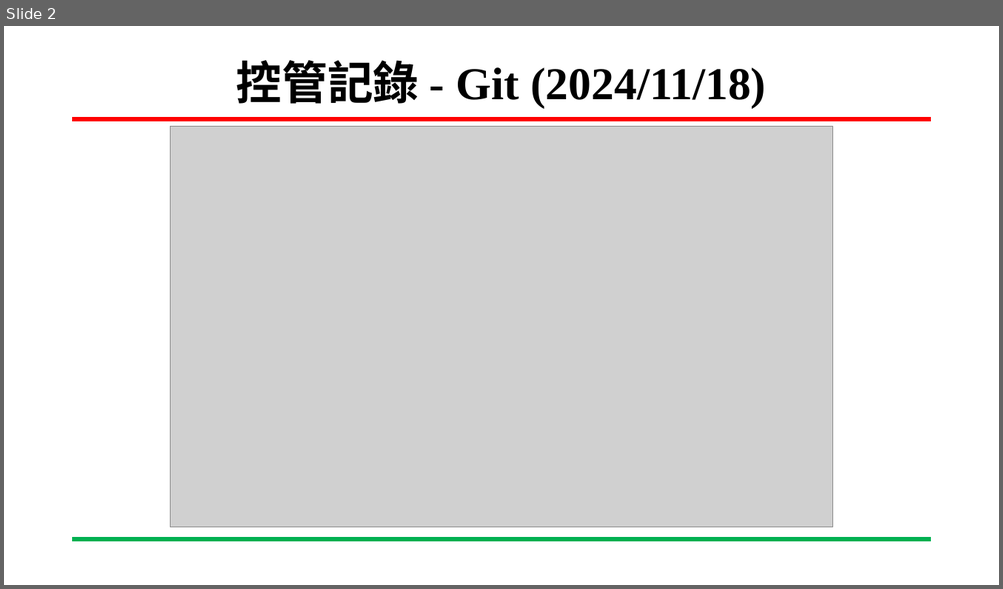
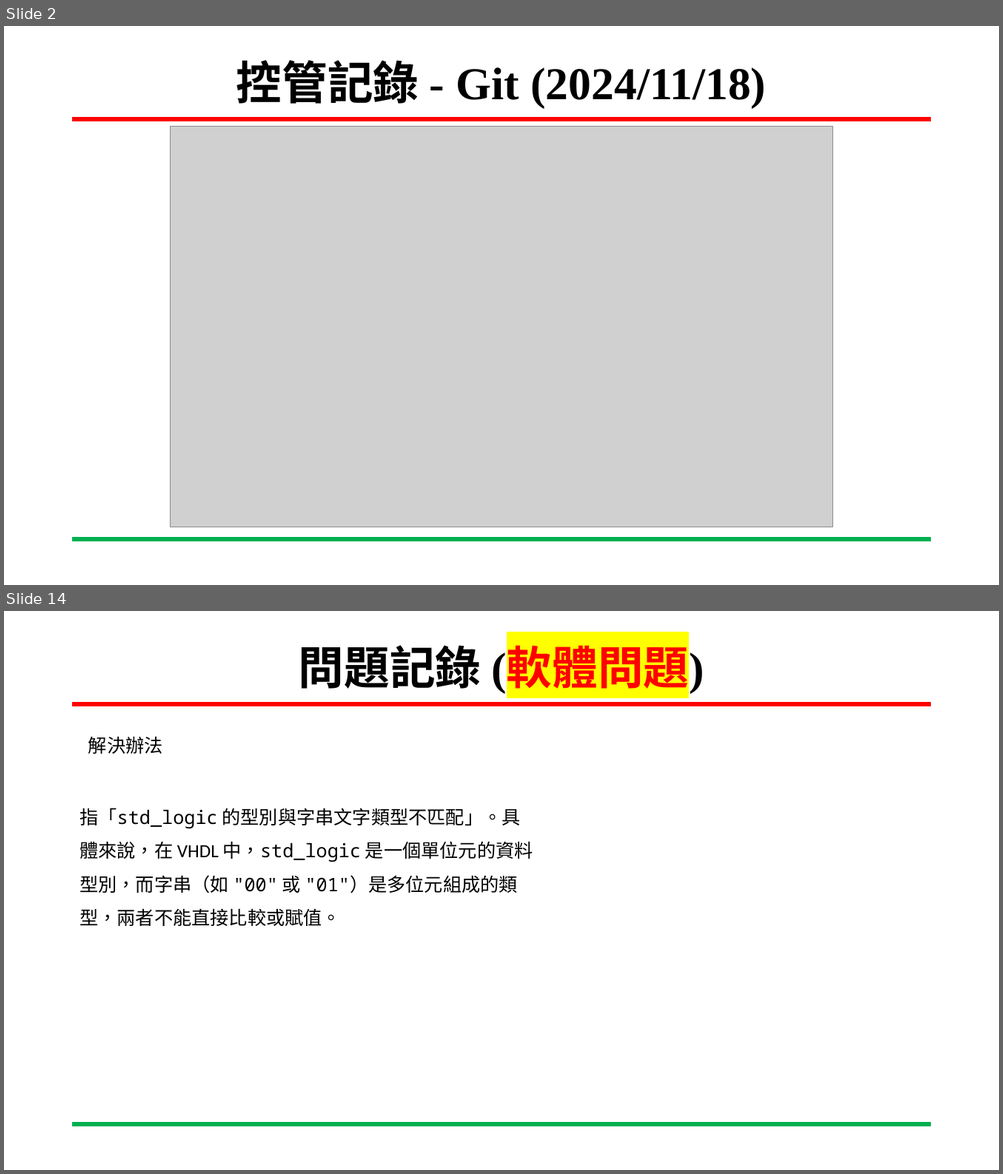
Before and after one commit to wsy0331/SOC-Lab, a slide deck: 專案進度報告_吳紹郁_20241213.pptx. Shown one above the other, each under a label of ours: slide 2 before the commit, slides 2 and 14 after it; the slides between them are not shown. The pictures are 1003x589 and 1003x1174 pixels, drawn with LibreOffice and Linux fonts; fonts in the diff are those of the drawing; grey boxes stand for pictures; background and template pictures are left out. Boxes give left, top, right and bottom in pixels: in the first picture for what was removed or moved away, otherwise in the second. Text is boxed around its words. In the diff, an @@ line names an element or a change of style, - is before the commit and + after.

```diff
--- a/專案進度報告_吳紹郁_20241213.pptx
+++ b/專案進度報告_吳紹郁_20241213.pptx
@@ slide 14 added at (x1=4, y1=611, x2=999, y2=1170), background #FFFFFF; not listed: 2 template elements that a slide beside it also shows @@
@@ title added at (x1=299, y1=645, x2=704, y2=693), 44 pt, text #000000, bold @@
+問題記錄 (軟體問題)
@@ text added at (x1=88, y1=736, x2=163, y2=754), 18 pt, text #000000 @@
+解決辦法
@@ text added at (x1=79, y1=808, x2=533, y2=926), 18 pt, text #000000 @@
+指「std_logic 的型別與字串文字類型不匹配」。具體來說，在 VHDL 中，std_logic 是一個單位元的資料型別，而字串（如 "00" 或 "01"）是多位元組成的類型，兩者不能直接比較或賦值。
```
Also in this commit, not shown: 12 slides changed, 1 other slide added, 7 slides removed.
